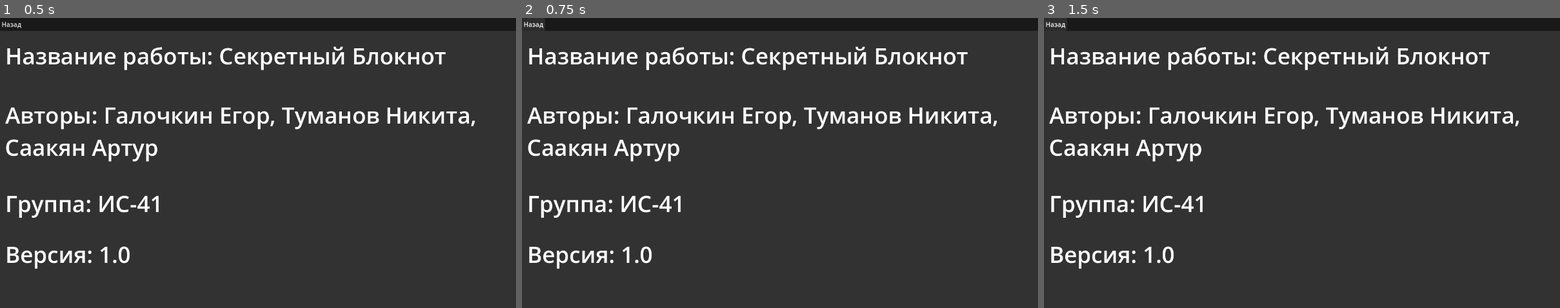
Above: before the commit, frames 1-3 (left to right).
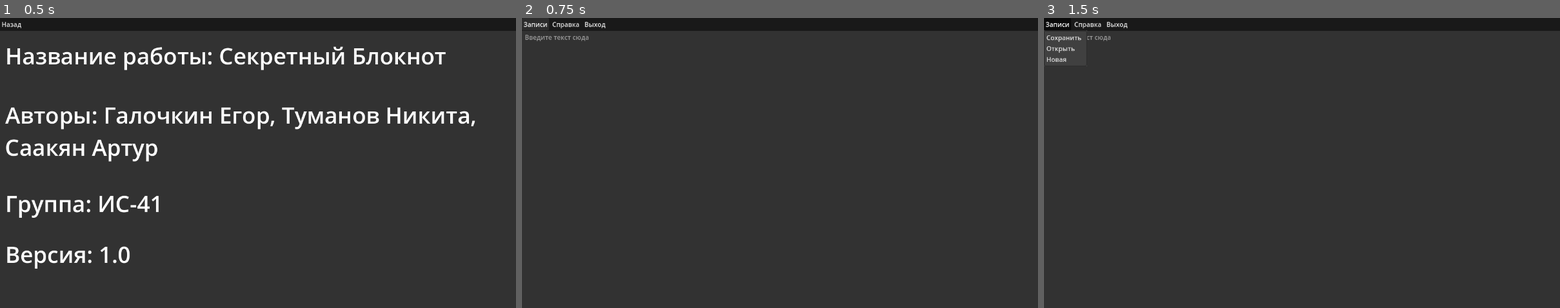
Above: after the commit, the same moments.

Repository: galochkinev/notepad
Game: Godot game, scene res://windows/help/help.tscn
Two runs of this game, one before a commit and one after it. Both use one fixed random seed, a clock stepped at 60 frames per second and the inputs below. This scene is started directly instead of the project's main scene.
Inputs (mouse positions are in pixels of both pictures, inside the frame that each line leads up to):
- Up to frame 1 (0.5 s): no input
- Up to frame 2 (0.75 s): click "Назад" at 0.5 s
- Up to frame 3 (1.5 s): click (1054, 23) at 1.25 s, where only the run before the commit has a clickable "Назад"

Frame 1 is identical in both runs. In frame 2, 5.9% of the frame differs, in the area x 0-93%, y 1-87%; in frame 3, 6.2%, in the area x 0-93%, y 0-87%.

Commit message:
Fixed #6

Diff:
--- /dev/null
+++ b/windows/help/help.gd
@@ -0,0 +1,5 @@
+extends Control
+
+
+func _on_btn_exit_pressed():
+	get_tree().change_scene_to_file("res://windows/main/main.tscn")
--- a/windows/help/help.tscn
+++ b/windows/help/help.tscn
@@ -1,4 +1,6 @@
-[gd_scene format=3 uid="uid://dlckw2o4whqk5"]
+[gd_scene load_steps=2 format=3 uid="uid://dlckw2o4whqk5"]
+
+[ext_resource type="Script" path="res://windows/help/help.gd" id="1_h3cqc"]
 
 [node name="Help" type="Control"]
 layout_mode = 3
@@ -7,6 +9,7 @@
 anchor_bottom = 1.0
 grow_horizontal = 2
 grow_vertical = 2
+script = ExtResource("1_h3cqc")
 
 [node name="bg" type="ColorRect" parent="."]
 layout_mode = 1
@@ -90,3 +93,5 @@
 text = "Версия: 1.0"
 autowrap_mode = 3
 metadata/_edit_use_anchors_ = true
+
+[connection signal="pressed" from="bg/header/menu/btn_exit" to="." method="_on_btn_exit_pressed"]
--- a/windows/main/main.gd
+++ b/windows/main/main.gd
@@ -4,10 +4,11 @@
 @onready var panel_save_note = $bg/panel_save_note
 var isDialogSaveOpened: bool = false
 
+
 func _ready():
 	panel_save_note.visible = false
 
-
+# КНОПКА ЗАПИСКИ
 func _on_записи_id_pressed(id):
 	match id:
 		0:
@@ -20,7 +21,9 @@
 		2:
 			# NEW
 			text.text = ''
-
+# КНОПКА СПРАВКА
+func _on_справка_about_to_popup():
+	get_tree().change_scene_to_file("res://windows/help/help.tscn")
 
 func _on_выход_about_to_popup():
 	get_tree().quit()
--- a/windows/main/main.tscn
+++ b/windows/main/main.tscn
@@ -49,11 +49,6 @@
 item_2/id = 2
 
 [node name="Справка" type="PopupMenu" parent="bg/header/menu"]
-item_count = 2
-item_0/text = "Открыть"
-item_0/id = 0
-item_1/text = "Новая"
-item_1/id = 1
 
 [node name="Выход" type="PopupMenu" parent="bg/header/menu"]
 hide_on_item_selection = false
@@ -151,6 +146,7 @@
 metadata/_edit_use_anchors_ = true
 
 [connection signal="id_pressed" from="bg/header/menu/Записи" to="." method="_on_записи_id_pressed"]
+[connection signal="about_to_popup" from="bg/header/menu/Справка" to="." method="_on_справка_about_to_popup"]
 [connection signal="about_to_popup" from="bg/header/menu/Выход" to="." method="_on_выход_about_to_popup"]
 [connection signal="pressed" from="bg/panel_save_note/save" to="." method="_on_save_pressed"]
 [connection signal="pressed" from="bg/panel_save_note/cancel" to="." method="_on_cancel_pressed"]
